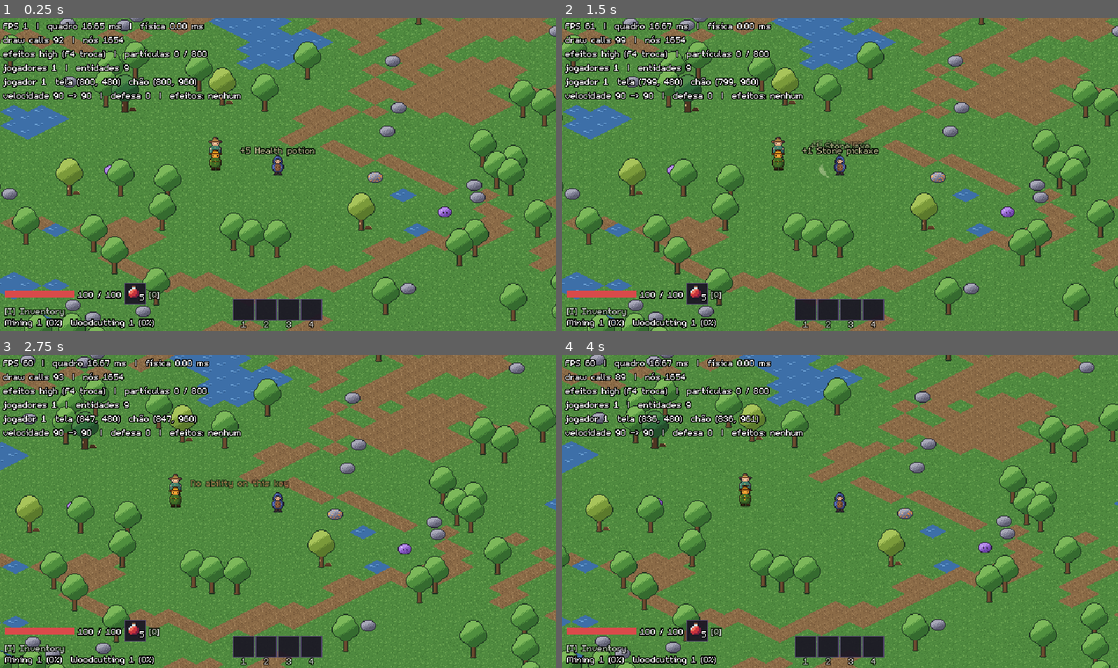
Above: before the commit, frames 1-4 (two rows, left to right).
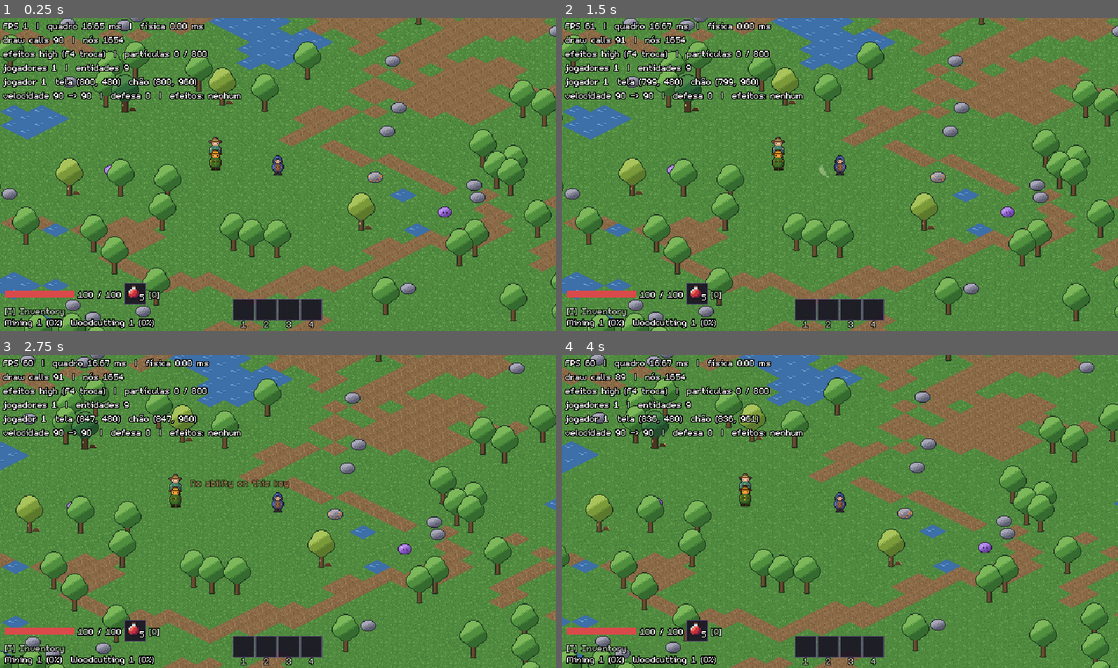
Above: after the commit, the same moments.

Repository: joaovictormendessilva/2d-isometric
Game: Godot game, scene res://scenes/main/main.tscn
Same seed, same stepped clock (60 frames per second), same inputs: the game is played once before the commit and once after it.
Inputs (mouse positions are in pixels of both pictures, inside the frame that each line leads up to):
- Up to frame 1 (0.25 s): no input
- Up to frame 2 (1.5 s): tap Enter (ui_accept) at 0.5 s; drag from (840, 309) to (895, 105) at 0.52 s; drag from (728, 190) to (812, 237) at 1.27 s
- Up to frame 3 (2.75 s): move the mouse to (333, 442) at 2.02 s; hold D (move_right) from 2.03 s (still down); tap 3 (ability_3) at 2.1 s
- Up to frame 4 (4 s): release D (move_right) at 2.75 s; drag from (812, 574) to (673, 464) at 2.77 s; move the mouse to (1006, 558) at 3.52 s; press the mouse at (1006, 558) at 3.53 s; hold A (move_left) from 3.53 s (still down); tap Enter (ui_accept) at 3.77 s

The runs differ from the first frame. In frame 1, 0.3% of the frame differs, in the area x 10-57%, y 6-45%; in frame 2, 0.5%, in the area x 10-57%, y 5-45%; in frame 3, less than 0.1%; in frame 4, nothing differs.

Commit message:
Fix false notices on load (ability learned, level up, active effects): local feedback stays silent until the player's state arrives; protocol 14

Diff:
--- a/core/net/net_rules.gd
+++ b/core/net/net_rules.gd
@@ -7,7 +7,7 @@
 ## Identifica o jogo e a versão do protocolo no aperto de mão. Mudou o formato de alguma
 ## mensagem? Aumente a versão: computadores com versões diferentes não se conectam.
 const PROTOCOL_ID := "2d-isometric"
-const PROTOCOL_VERSION := 13
+const PROTOCOL_VERSION := 14
 const DEFAULT_PORT := 24680
 ## Coop de até 4 jogadores: o host e mais 3.
 const MAX_CLIENTS := 3
--- a/scenes/main/entity_spawner.gd
+++ b/scenes/main/entity_spawner.gd
@@ -11,6 +11,8 @@
 ## Só no host: morte, renascimento, drops pessoais, filhotes dos chefes e IA das criaturas.
 
 signal local_player_spawned(character: Character)
+## Host: o jogador local chegou ao mundo com o save (ou o equipamento inicial) já aplicado.
+signal local_player_prepared
 
 enum Kind { PLAYER, MONSTER, PICKUP, STRUCTURE, MINION }
 
@@ -291,6 +293,8 @@
 		if starter_kit:
 			starter_kit.give_to(session.get_inventory(character.player_id))
 	session.get_appearances(character.player_id).announces = true
+	if character.player_id == local_player_id:
+		local_player_prepared.emit()
 
 
 ## Tamanho do inventário = base do jogador + espaços das mochilas vestidas, somados direto do
--- a/scenes/main/main.gd
+++ b/scenes/main/main.gd
@@ -107,6 +107,9 @@
 			and ProjectSettings.get_setting("game/debug/starter_kit", false):
 		_spawner.starter_kit = load(STARTER_KIT)
 	_spawner.local_player_spawned.connect(_on_local_player_spawned)
+	# Avisos só depois de o estado do jogador chegar: o que veio do save ou do host não é novidade.
+	_spawner.local_player_prepared.connect(_player_feedback.start_announcing, CONNECT_ONE_SHOT)
+	abilities.full_state_received.connect(_player_feedback.start_announcing, CONNECT_ONE_SHOT)
 	_debug_overlay.session = session
 	_debug_overlay.player_id = local_player_id()
 	if multiplayer.is_server():
--- a/scenes/net/ability_sync.gd
+++ b/scenes/net/ability_sync.gd
@@ -12,6 +12,9 @@
 
 ## O jogador local tentou lançar e não dá (recarga, tecla vazia...): só o aviso, nada foi pedido.
 signal cast_refused(reason: AbilityRules.Check)
+## Cliente: chegou a resposta ao `request_full_state`. É a última do estado do jogador local (o
+## pedido sai depois do PlayerStateSync e as mensagens confiáveis chegam na ordem em que saíram).
+signal full_state_received
 
 var session: GameSession
 
@@ -46,7 +49,7 @@
 	var player_id := multiplayer.get_remote_sender_id()
 	var book := session.get_ability_book(player_id) if multiplayer.is_server() else null
 	if book:
-		_send(player_id, &"_book", [book.snapshot()])
+		_send(player_id, &"_full_book", [book.snapshot()])
 
 
 ## Jogador local apertou a tecla do espaço `index`, mirando em `aim` (até o ponto mirado, no chão).
@@ -111,6 +114,13 @@
 		book.replicate(state, AbilityDatabase.shared())
 
 
+## O mesmo livro, em resposta ao `request_full_state`.
+@rpc("authority", "call_remote", "reliable")
+func _full_book(state: Dictionary) -> void:
+	_book(state)
+	full_state_received.emit()
+
+
 @rpc("authority", "call_remote", "reliable")
 func _cooldown(ability_id: StringName, seconds: float) -> void:
 	var book := session.get_ability_book(multiplayer.get_unique_id())
--- a/scenes/ui/player_feedback.gd
+++ b/scenes/ui/player_feedback.gd
@@ -32,6 +32,9 @@
 var _levels: Dictionary[StringName, int] = {}
 ## Efeitos já anunciados: renovar um efeito ativo não repete o aviso.
 var _known_effects: Dictionary[StringName, bool] = {}
+## Desligado até o estado do jogador chegar (`start_announcing`): até lá, os acompanhamentos só
+## anotam o que ele já tem (habilidades, níveis, efeitos), sem avisar.
+var _announcing := false
 var _queue: Array[Array] = []  # [texto, cor]
 var _wait := 0.0
 var _last_refusal := ""
@@ -133,7 +136,15 @@
 	_show_refusal(GatheringTexts.refusal(node.data, reason))
 
 
+## O estado do jogador local chegou (save no host, estado completo vindo do host no cliente): daqui
+## em diante, o que mudar é novidade.
+func start_announcing() -> void:
+	_announcing = true
+
+
 func _show(text: String, color: Color) -> void:
+	if not _announcing:
+		return
 	if _queue.size() >= MAX_QUEUED:
 		_queue.pop_front()  # avisos velhos perdem a vez
 	_queue.append([text, color])
--- a/tests/framework/test_case.gd
+++ b/tests/framework/test_case.gd
@@ -40,6 +40,16 @@
 	add_to_tree(game)
 	game.detach_local_input()
 	return game
+
+
+## Avisos flutuantes do jogador local (`PlayerFeedback`) na fila ou já mostrados.
+func feedback_texts(game: Node) -> Array:
+	var feedback := game.get_node("PlayerFeedback") as PlayerFeedback
+	var texts: Array = feedback._queue.map(func(message: Array) -> String: return message[0])
+	for label: Label in (game.get_node("WorldText/DamageNumbers") as DamageNumbers)._pool:
+		if not label.text.is_empty():
+			texts.append(label.text)
+	return texts
 
 
 ## Jogador avulso, já com o equipamento inicial vestido (como o spawner faz no jogo).
--- a/tests/test_appearances.gd
+++ b/tests/test_appearances.gd
@@ -193,11 +193,7 @@
 ## Avisos de aparência nova na fila ou já mostrados.
 func _look_notices(game: Node) -> int:
 	var prefix := Texts.format(&"FEEDBACK_LOOK_COLLECTED", [""])
-	var feedback := game.get_node("PlayerFeedback") as PlayerFeedback
-	var texts: Array = feedback._queue.map(func(message: Array) -> String: return message[0])
-	for label: Label in (game.get_node("WorldText/DamageNumbers") as DamageNumbers)._pool:
-		texts.append(label.text)
-	return texts.filter(func(text: String) -> bool: return text.begins_with(prefix)).size()
+	return feedback_texts(game).filter(func(text: String) -> bool: return text.begins_with(prefix)).size()
 
 
 ## Tela: botão direito num espaço lista a própria, as colecionadas do tipo e esconder; escolher
--- a/tests/test_save.gd
+++ b/tests/test_save.gd
@@ -150,6 +150,50 @@
 	check(placed.size() == 1 and placed[0].position == spot, "bancada continua no lugar")
 
 
+## Reabrir o mundo (ou entrar no de outro) não anuncia o que o jogador já tinha: nada de
+## "Habilidade aprendida", "Nível 3" ou "Veneno" ao carregar (achado do João, 2026-10-23).
+func test_loading_announces_nothing_the_player_already_had() -> void:
+	_clear_saves()
+	var game := start_game(SAVE_PATH)
+	_give_progress(game.session, 1)
+	check((game.saves as SaveService).save_now() == OK, "grava")
+	game.free()
+
+	game = start_game(SAVE_PATH)
+	calm_monsters(game)
+	await physics_frames(10)
+	check((game.session as GameSession).get_ability_book(1).knows(&"arcane_bolt"), "habilidade volta")
+	check(feedback_texts(game).is_empty(), "host reabrindo: nenhum aviso (%s)" % [feedback_texts(game)])
+	game.free()
+
+	var host := start_network_game("Host", Network.Role.HOST, PORT, SAVE_PATH)
+	calm_monsters(host)
+	var client := await _join("Client")
+	var client_id: int = client.local_player_id()
+	_give_progress(host.session, client_id)
+	client.get_parent().free()
+	await wait_until(func() -> bool: return (host.session as GameSession).get_player_count() == 1)
+	client = await _join("Client2")
+	check(await wait_until(func() -> bool:
+			return (client.session as GameSession).get_ability_book(client.local_player_id()) \
+				.knows(&"arcane_bolt")), "o amigo recebe a habilidade de volta")
+	await physics_frames(30)
+	check(feedback_texts(client).is_empty(), "amigo voltando: nenhum aviso (%s)" % [feedback_texts(client)])
+
+	var book := (host.session as GameSession).get_ability_book(client.local_player_id())
+	book.learn(AbilityDatabase.shared().get_ability(&"arcane_blast"))
+	check(await wait_until(func() -> bool: return feedback_texts(client).size() == 1),
+		"habilidade nova de verdade avisa")
+
+
+## Habilidade, experiência para passar de nível e um efeito ativo.
+func _give_progress(session: GameSession, player_id: int) -> void:
+	session.get_ability_book(player_id).learn(AbilityDatabase.shared().get_ability(&"arcane_bolt"))
+	session.get_skills(player_id).add_xp(&"mining", 500)
+	var character := session.get_player_entity(player_id) as Character
+	character.status_effects.apply(EffectDatabase.shared().get_effect(&"swiftness"), player_id)
+
+
 func test_new_world_starts_fresh() -> void:
 	_clear_saves()
 	var game := start_game(SAVE_PATH)
Not shown, changed: docs/01-decisoes.md
Not shown, changed: docs/02-plano-e-status.md
